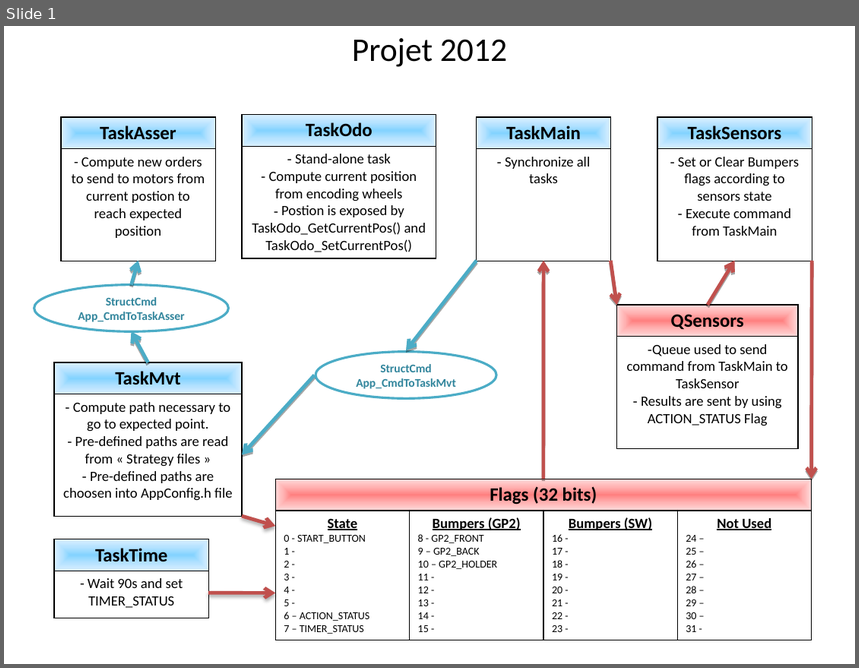
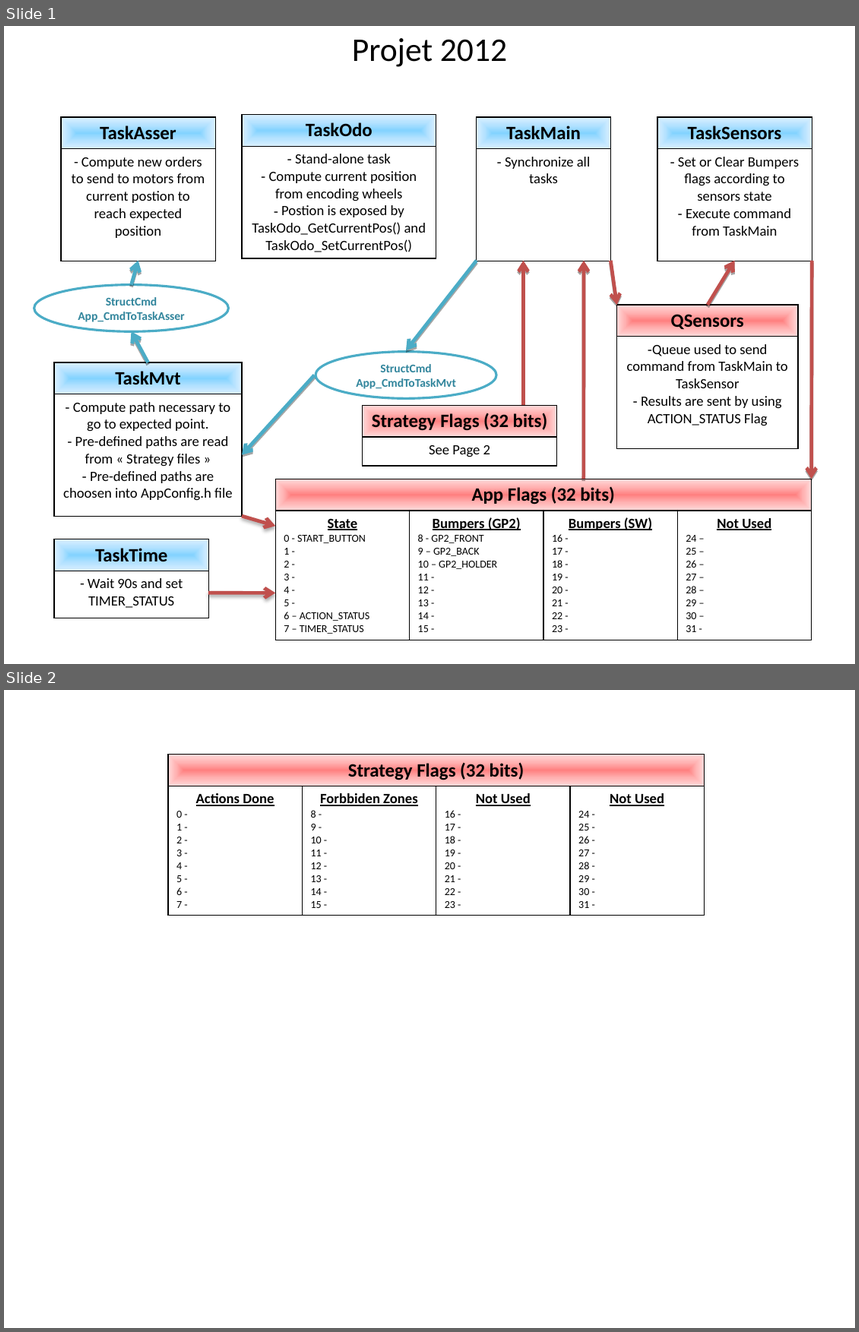
Before and after one commit to oufffteam/oufffteam, a slide deck: Dev_uCOS-II/Oufff2012/Conception/Projet2012.pptx. Shown one above the other, each under a label of ours: slide 1 before the commit, slides 1 and 2 after it. The pictures are 859x668 and 859x1332 pixels, drawn with LibreOffice and Linux fonts; fonts in the diff are those of the drawing. Boxes give left, top, right and bottom in pixels: in the first picture for what was removed or moved away, otherwise in the second. Text is boxed around its words. In the diff, an @@ line names an element or a change of style, - is before the commit and + after.

Commit message:
Mise à jour suite aux modifs de code

```diff
--- a/Dev_uCOS-II/Oufff2012/Conception/Projet2012.pptx
+++ b/Dev_uCOS-II/Oufff2012/Conception/Projet2012.pptx
@@ slide 2 added at (4, 690, 855, 1328), background #FFFFFF @@
@@ table added at (168, 755, 703, 914), 2 rows, 4 columns @@
+Strategy Flags (32 bits) |  |  | 
+Actions Done / 0 - / 1 - / 2 - / 3 - / 4 - / 5 - / 6 - / 7 - | Forbbiden Zones / 8 - / 9 - / 10 - / 11 - / 12 - / 13 - / 14 - / 15 - | Not Used / 16 - / 17 - / 18 - / 19 - / 20 - / 21 - / 22 - / 23 - | Not Used / 24 - / 25 - / 26 - / 27 - / 28 - / 29 - / 30 - / 31 -
@@ slide 1 changed as well @@
@@ arrow added from (523, 406) to (523, 261), #C0504D 3 pt @@
@@ arrow moved from (544, 479) - (544, 261) to (584, 479) - (584, 261) @@
@@ table added at (363, 406, 557, 466), 2 rows, 1 columns @@
+Strategy Flags (32 bits)
+See Page 2
@@ table at (275, 479, 810, 638) @@
-row 1, column 1: Flags (32 bits)
+row 1, column 1: App Flags (32 bits)
```
